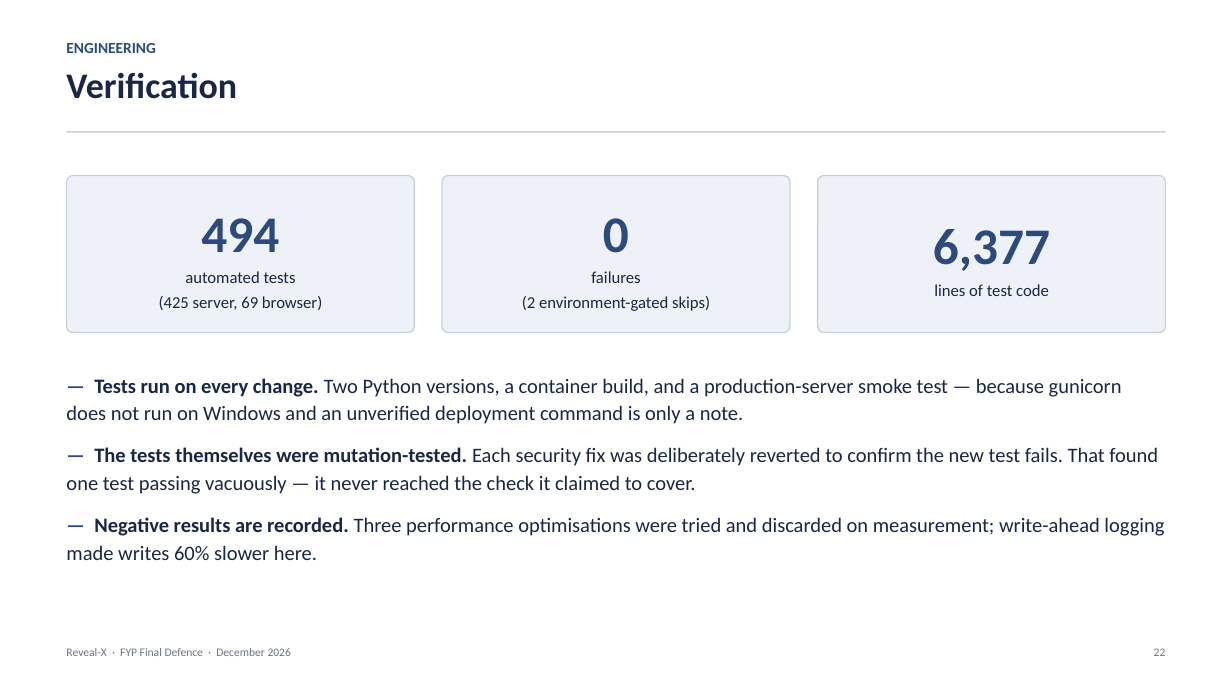
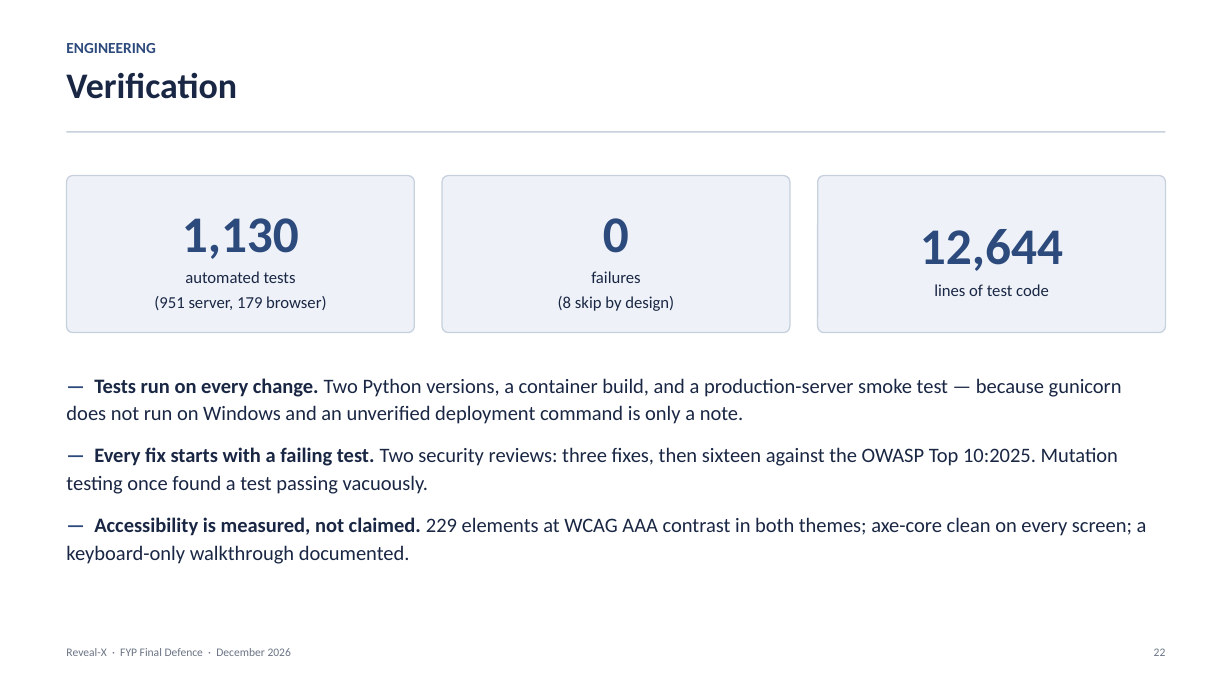
Before and after one commit to 1337PAIN/Reveal-X-chat, a slide deck: slide 22 of Reveal-X_FYP_Presentation.pptx. Drawn at 1232x693 pixels with LibreOffice and Linux fonts; fonts in the diff are those of the drawing. Boxes give left, top, right and bottom in pixels: in the first picture for what was removed or moved away, otherwise in the second. Text is boxed around its words. In the diff, an @@ line names an element or a change of style, - is before the commit and + after.

```diff
--- a/Reveal-X_FYP_Presentation.pptx
+++ b/Reveal-X_FYP_Presentation.pptx
@@ text in rounded rectangle at (x1=154, y1=218, x2=326, y2=310): text changed @@
-494
-automated tests
-(425 server, 69 browser)
+1,130
+automated tests
+(951 server, 179 browser)
@@ text in rounded rectangle at (x1=920, y1=229, x2=1063, y2=271): text changed @@
-6,377
+12,644
@@ text in rounded rectangle at (x1=558, y1=271, x2=674, y2=311): text changed @@
-failures
-(2 environment-gated skips)
+failures
+(8 skip by design)
@@ text at (x1=66, y1=447, x2=1147, y2=564): text changed @@
-— The tests themselves were mutation-tested. Each security fix was deliberately reverted to confirm the new test fails. That found one test passing vacuously — it never reached the check it claimed to cover.
-— Negative results are recorded. Three performance optimisations were tried and discarded on measurement; write-ahead logging made writes 60% slower here.
+— Every fix starts with a failing test. Two security reviews: three fixes, then sixteen against the OWASP Top 10:2025. Mutation testing once found a test passing vacuously.
+— Accessibility is measured, not claimed. 229 elements at WCAG AAA contrast in both themes; axe-core clean on every screen; a keyboard-only walkthrough documented.
```
Also in this commit, not shown: 7 other slides changed, 4 other files.
